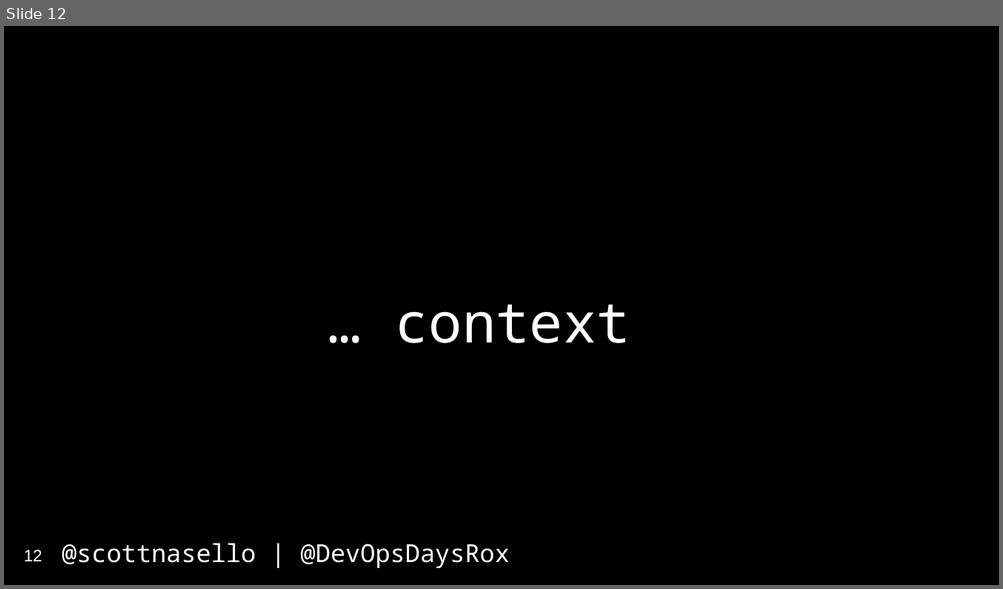
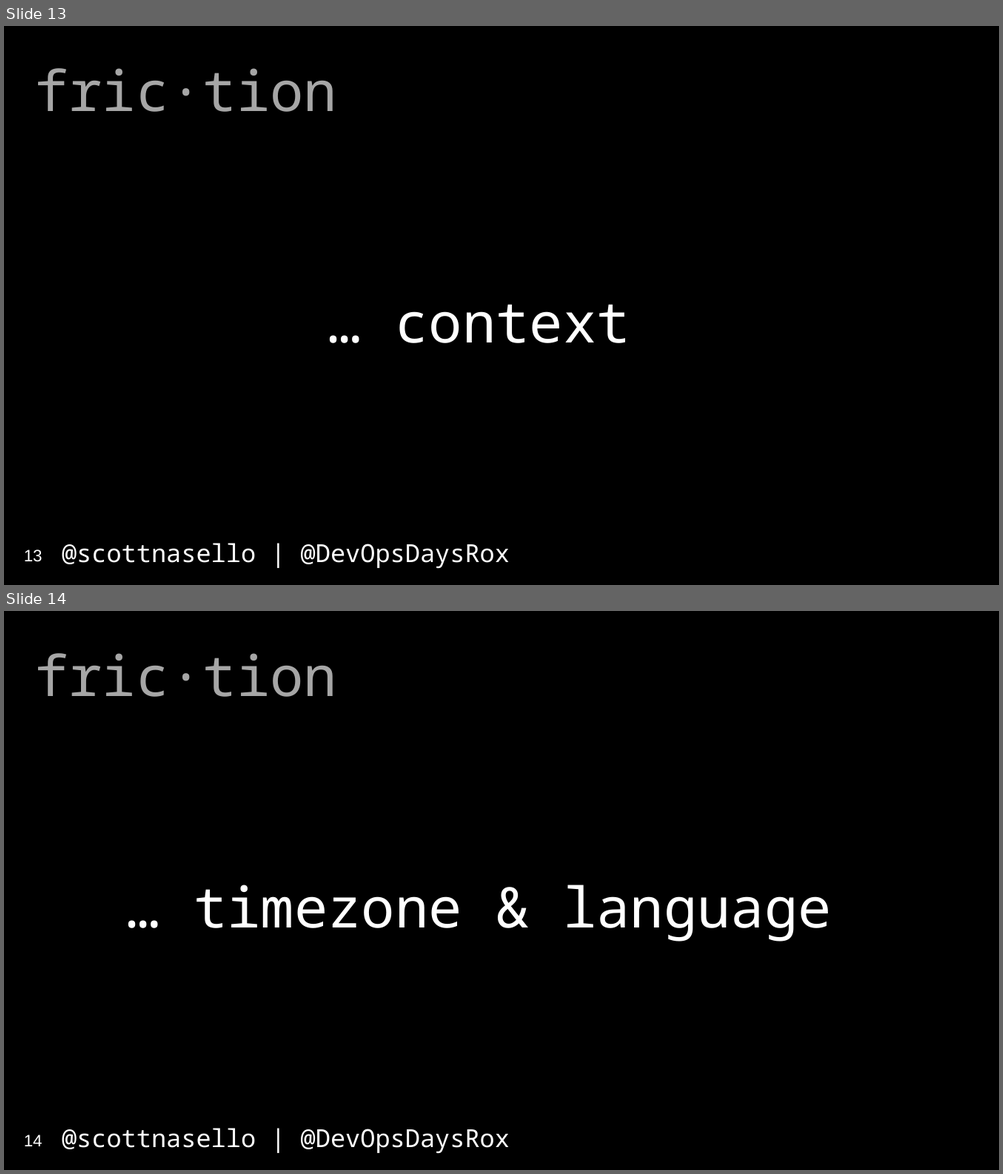
Before and after one commit to scottnasello/talks, a slide deck: 2017-04-10 Denver DevOpsDays/DevOpsDays Denver.pptx. Shown one above the other, each under a label of ours: slide 12 before the commit, slides 13 and 14 after it. The pictures are 1003x589 and 1003x1174 pixels, drawn with LibreOffice and Linux fonts; fonts in the diff are those of the drawing. Boxes give left, top, right and bottom in pixels: in the first picture for what was removed or moved away, otherwise in the second. Text is boxed around its words. In the diff, an @@ line names an element or a change of style, - is before the commit and + after.

```diff
--- a/2017-04-10 Denver DevOpsDays/DevOpsDays Denver.pptx
+++ b/2017-04-10 Denver DevOpsDays/DevOpsDays Denver.pptx
@@ slide 14 added at (4, 611, 999, 1170), background #000000; not listed: 1 template element that a slide beside it also shows @@
@@ text added at (35, 653, 337, 697), 54 pt, text #A6A6A6 @@
+fric·tion
@@ title added at (193, 885, 831, 942), 54 pt, text #FFFFFF @@
+… timezone & language
@@ page number added at (24, 1135, 42, 1147), 16 pt, text #FFFFFF @@
+14
@@ what was slide 12 is now slide 13 @@
@@ slide 13 changed as well @@
@@ text added at (35, 68, 337, 112), 54 pt, text #A6A6A6 @@
+fric·tion
@@ page number at (24, 550, 42, 562): text changed @@
-12
+13
```
Also in this commit, not shown: 13 other slides changed, 4 other slides added, 5 slides removed.
